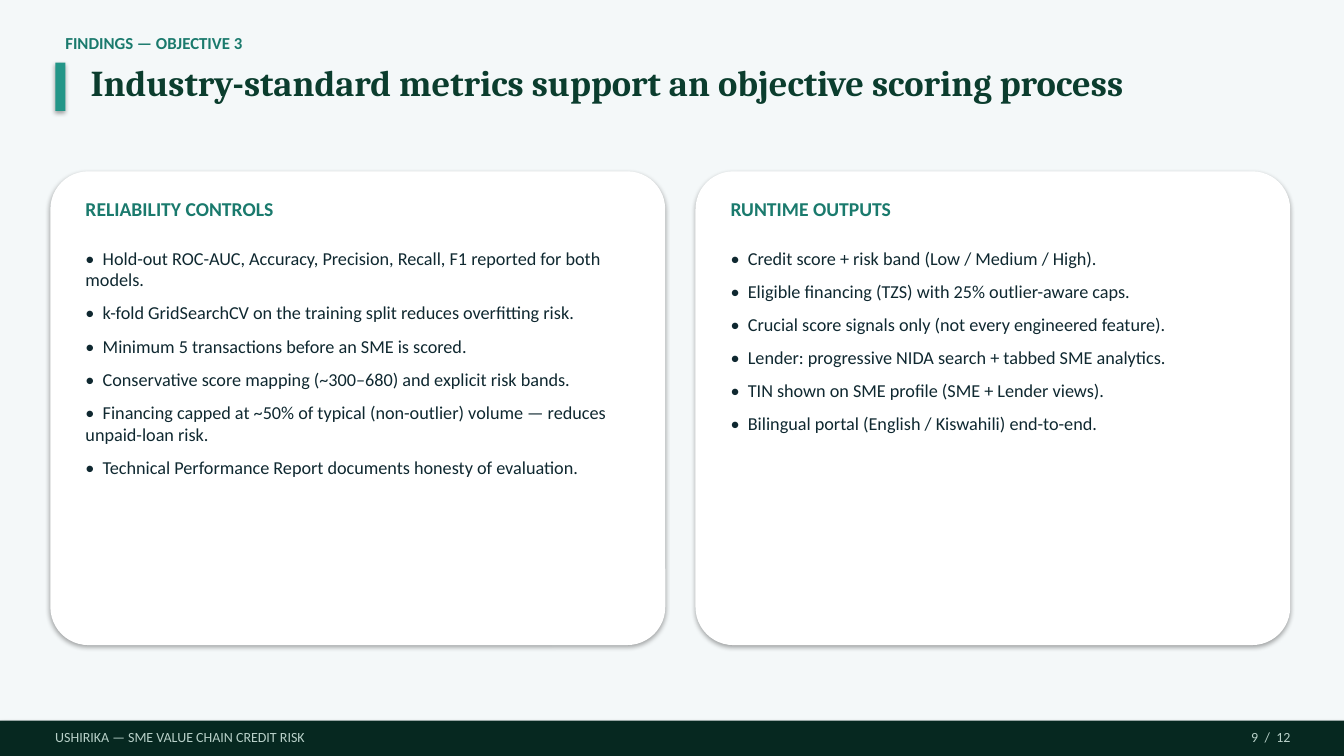
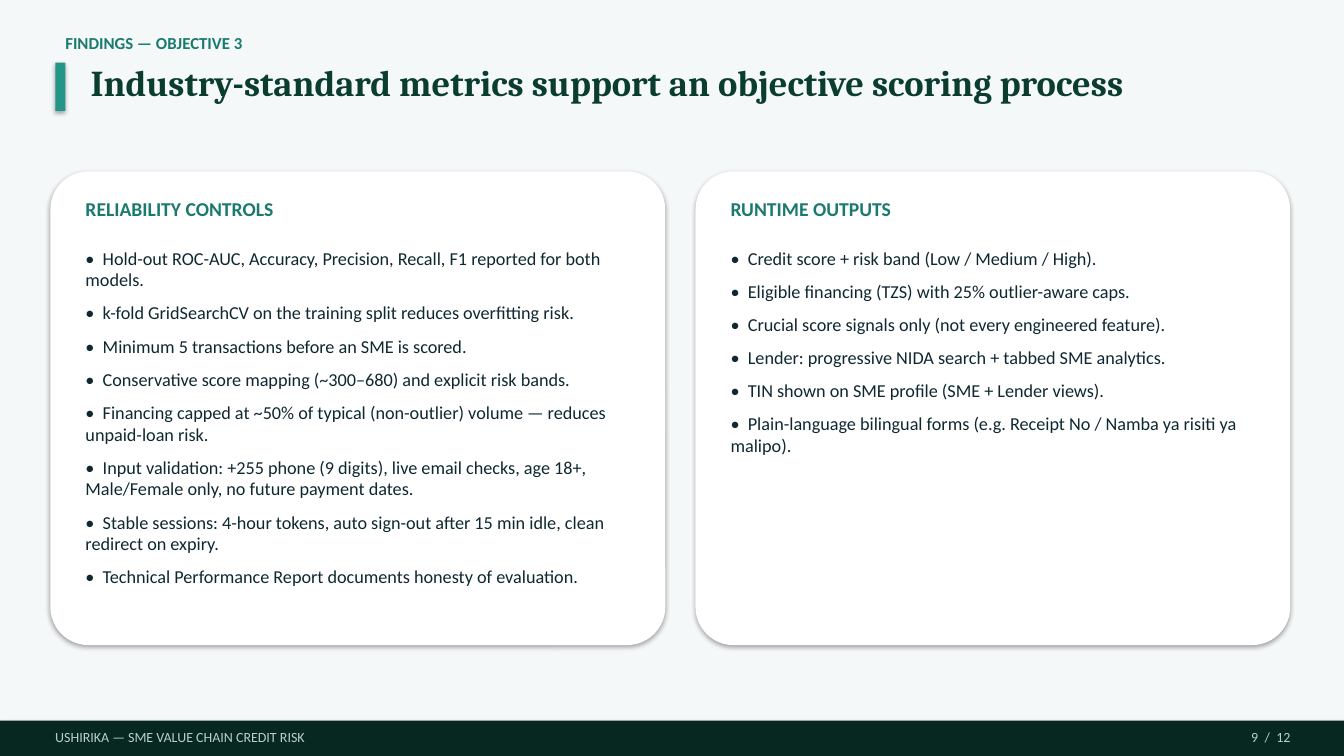
Before and after one commit to Dmmkuliku/ushirika-sme-credit, a slide deck: slide 9 of Presentation/Ushirika_Group15_Defence_Presentation.pptx. Drawn at 1344x756 pixels with LibreOffice and Linux fonts; fonts in the diff are those of the drawing. Boxes give left, top, right and bottom in pixels: in the first picture for what was removed or moved away, otherwise in the second. Text is boxed around its words. In the diff, an @@ line names an element or a change of style, - is before the commit and + after.

```diff
--- a/Presentation/Ushirika_Group15_Defence_Presentation.pptx
+++ b/Presentation/Ushirika_Group15_Defence_Presentation.pptx
@@ text at <box>731,417,1237,455</box>: text changed @@
-• Bilingual portal (English / Kiswahili) end-to-end.
+• Plain-language bilingual forms (e.g. Receipt No / Namba ya risiti ya malipo).
@@ text at <box>85,461,604,553</box>: paragraphs added @@
+• Input validation: +255 phone (9 digits), live email checks, age 18+, Male/Female only, no future payment dates.
+• Stable sessions: 4-hour tokens, auto sign-out after 15 min idle, clean redirect on expiry.
```
Also in this commit, not shown: 2 other slides changed, 7 other files.
